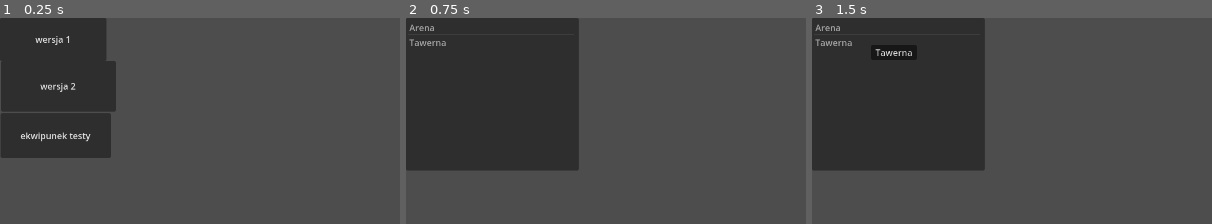
Above: before the commit, frames 1-3 (left to right).
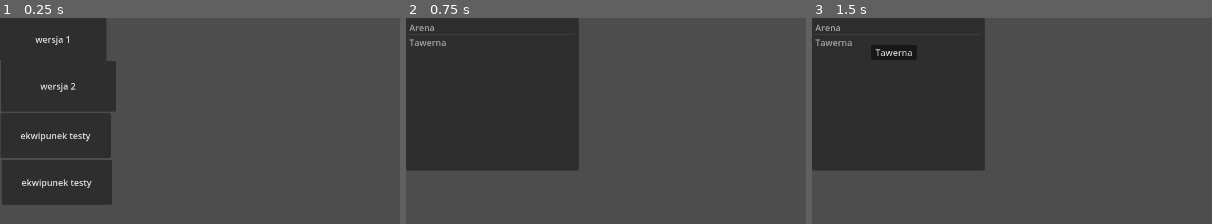
Above: after the commit, the same moments.

Repository: Okularnik2001PL/Ksssssssss
Game: Godot game, scene res://główne_menu.tscn
Same seed, same stepped clock (60 frames per second), same inputs: the game is played once before the commit and once after it.
Inputs:
- Up to frame 1 (0.25 s): no input
- Up to frame 2 (0.75 s): click "wersja 1" at 0.5 s
- Up to frame 3 (1.5 s): tap Enter at 1.25 s
The pictures show only the part of the screen within x 0-50%, y 0-50%; the shares and areas given below are measured in that part.

The runs differ from the first frame. In frame 1, 5.9% of the frame differs, in the area x 0-28%, y 68-91%; in frame 2, nothing differs; in frame 3, nothing differs.

Commit message:
kolejne tabelki

Diff:
--- /dev/null
+++ b/Nowe/Sceny/testy_tymek.tscn
@@ -0,0 +1,6 @@
+[gd_scene load_steps=2 format=3 uid="uid://cbutfgyjc7wbo"]
+
+[ext_resource type="Script" path="res://skrypt_wyciagajcy_dane_z_csv.gd" id="1_nqy0x"]
+
+[node name="TestyTymek" type="Node2D"]
+script = ExtResource("1_nqy0x")
--- a/główne_menu.gd
+++ b/główne_menu.gd
@@ -11,3 +11,7 @@
 
 func _on_button_3_pressed() -> void:
 	get_tree().change_scene_to_file("res://ekwipunek.tscn")
+
+
+func _on_button_4_pressed() -> void:
+	get_tree().change_scene_to_file("res://Nowe/Sceny/testy_tymek.tscn")
--- a/główne_menu.tscn
+++ b/główne_menu.tscn
@@ -24,6 +24,14 @@
 offset_bottom = 254.0
 text = "ekwipunek testy"
 
+[node name="Button4" type="Button" parent="."]
+offset_left = 3.0
+offset_top = 258.0
+offset_right = 203.0
+offset_bottom = 339.0
+text = "ekwipunek testy"
+
 [connection signal="button_down" from="Button" to="." method="_on_button_button_down"]
 [connection signal="button_down" from="Button2" to="." method="_on_button_2_button_down"]
 [connection signal="pressed" from="Button3" to="." method="_on_button_3_pressed"]
+[connection signal="pressed" from="Button4" to="." method="_on_button_4_pressed"]
--- /dev/null
+++ b/skrypt_wyciagajcy_dane_z_csv.gd
@@ -0,0 +1,35 @@
+extends Node
+
+# Ścieżka do pliku CSV
+var file_path = "res://bron_statystki.csv"
+
+# Funkcja do wczytania danych z pliku CSV
+func load_csv_data(file_path):
+	var file = FileAccess.open(file_path, FileAccess.READ)
+	var data = []
+
+	if file:
+		while not file.eof_reached():
+			var line = file.get_line()
+			var fields = line.split(";")
+			data.append(fields)
+		file.close()
+
+	return data
+
+# Funkcja do znalezienia maksymalnych obrażeń dla broni o ID = 3
+func get_max_damage_for_id(id):
+	var data = load_csv_data(file_path)
+	for row in data:
+		if row[0].to_int() == id:
+			return row[2].to_int()
+	return null
+
+# Test funkcji
+func _ready():
+	var id = 2
+	var max_damage = get_max_damage_for_id(id)
+	if max_damage != null:
+		print("Maksymalne obrażenia dla broni o ID =", id, "to", max_damage)
+	else:
+		print("Broń o ID =", id, "nie została znaleziona")
Binary file changed: tabelki/bron_statystki.Two.translation
Binary file changed: tabelki/bron_statystki.dmg.translation
Binary file changed: tabelki/bron_statystki.mass.translation
Binary file changed: tabelki/bron_statystki.name.translation
Not shown, added: tabelki/broEA6F.tmp
